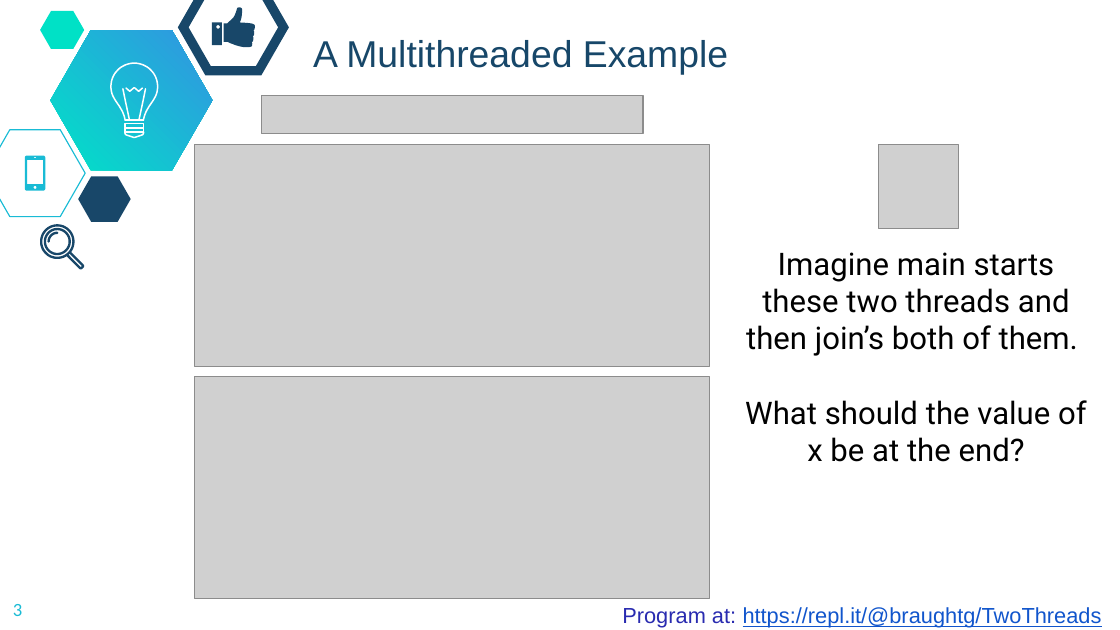
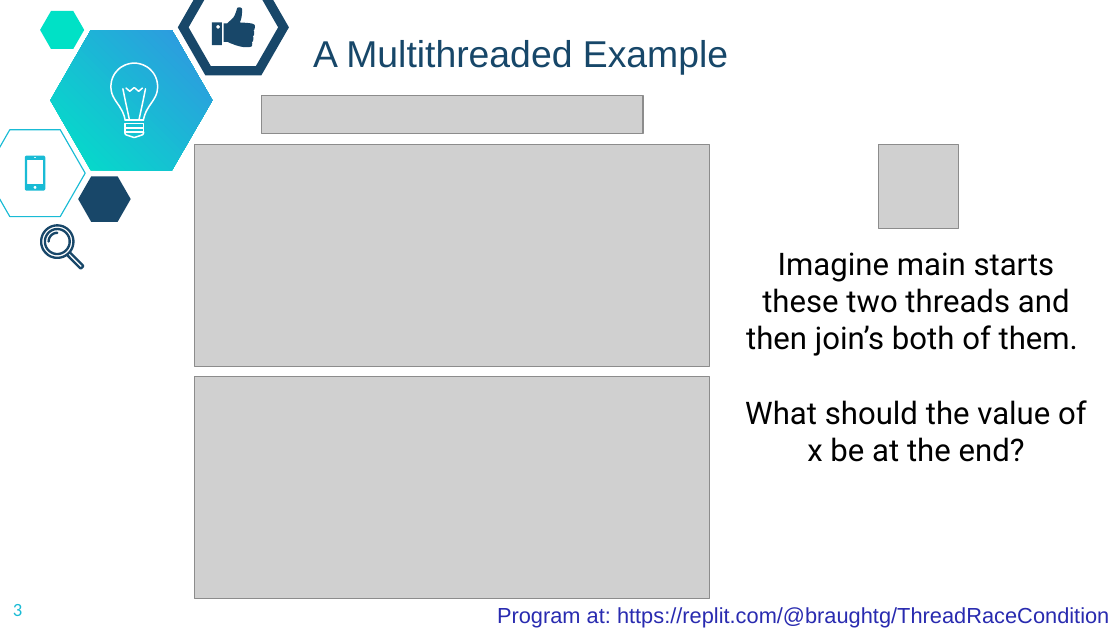
Before and after one commit to dickinson-comp256/COMP256, a slide deck: slide 3 of docs/slides/27-S-RaceConditions.pptx. Drawn at 1120x630 pixels with LibreOffice and Linux fonts; fonts in the diff are those of the drawing; grey boxes stand for pictures; background and template pictures are left out. Boxes give left, top, right and bottom in pixels: in the first picture for what was removed or moved away, otherwise in the second. Text is boxed around its words. In the diff, an @@ line names an element or a change of style, - is before the commit and + after.

Commit message:
Fixed link to example

```diff
--- a/docs/slides/27-S-RaceConditions.pptx
+++ b/docs/slides/27-S-RaceConditions.pptx
@@ text at bbox=[497, 607, 1109, 628]: text changed; text colour #1155CC to #292BB0 @@
-Program at: https://repl.it/@braughtg/TwoThreads
+Program at: https://replit.com/@braughtg/ThreadRaceCondition
```
